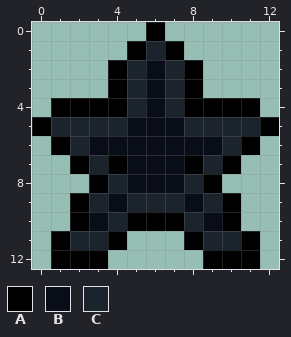
File history of a pixel-art file, packages/client/src/assets/ui/card-level-empty.aseprite. This is how it looked before the edit.
13x13 pixels, 1 frame.
Palette (. is transparent): A #000000  B #090d18  C #1b242d
Pixels before, first column x 0:
 0 ......A......
 1 .....ACA.....
 2 ....ACBCA....
 3 ....ACBCA....
 4 .AAAACBCAAAA.
 5 ACCCCBBBCCCCA
 6 .ACBBBBBBBCA.
 7 ..ACABBBACA..
 8 ...ACBBBCA...
 9 ..ACBCCCBCA..
10 ..ABCAAACBA..
11 .ACCA...ACCA.
12 .AAA.....AAA.
After the commit:
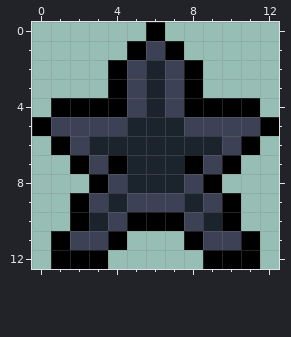
Difference:
Colour B changes from #090d18 to #1b242d.
Colour C changes from #1b242d to #3c4155.
